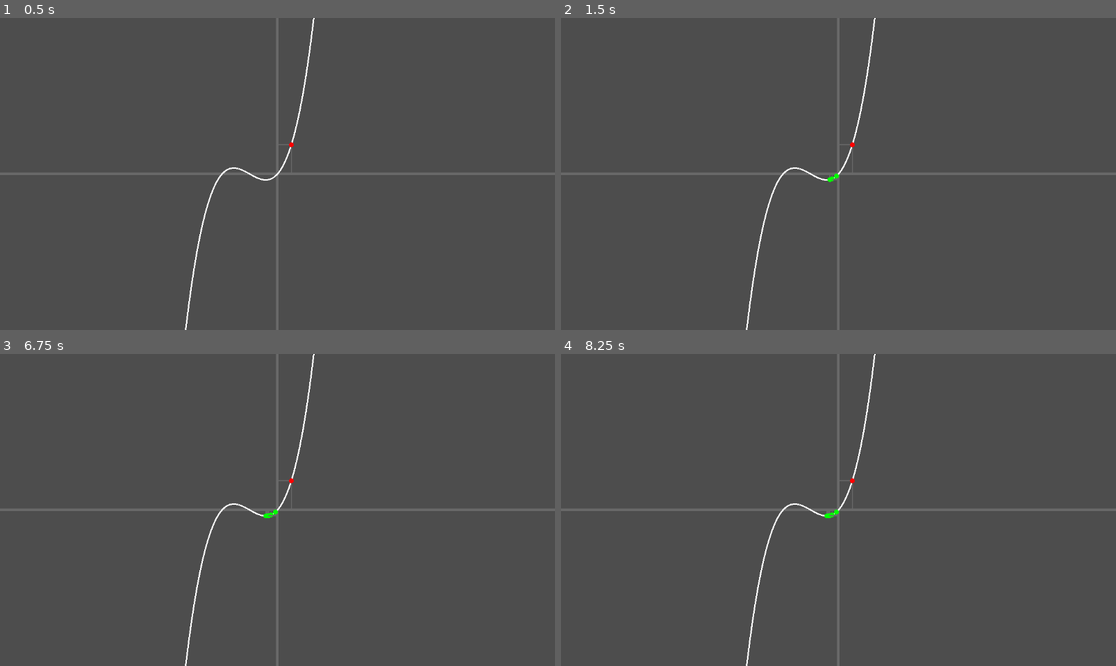
Above: before the commit, frames 1-4 (two rows, left to right).
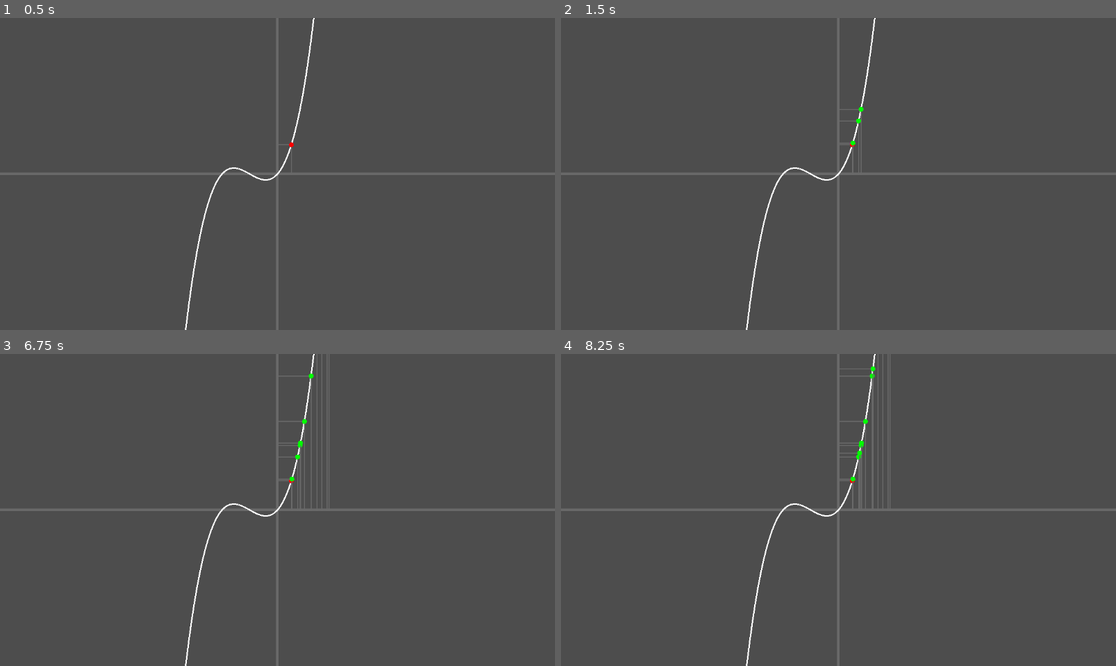
Above: after the commit, the same moments.

Repository: mjXmsdgh/game_gallery
Game: Godot game, scene res://2_game_scene/min_search/main.tscn
Same seed, same stepped clock (60 frames per second), same inputs: the game is played once before the commit and once after it. This scene is started directly instead of the project's main scene.
Inputs:
- Up to frame 1 (0.5 s): no input
- Up to frame 2 (1.5 s): tap Enter at 0.5 s; hold Right (ui_right) 0.53-1.28 s; tap Space (key_space) at 0.6, 1.25, 1.35 s; hold Down (ui_down) from 1.28 s (still down)
- Up to frame 3 (6.75 s): tap Enter at 2, 3.5 s; release Down (ui_down) at 2.03 s; hold Right (ui_right) 2.03-2.78 s; tap Space (key_space) at 2.1, 2.75, 2.85, 3.6, 4.25, 4.35, 5.1, 5.85, 6.6 s; hold Up (ui_up) 2.78-3.53 s; hold Left (ui_left) 3.53-5.03 s; hold Down (ui_down) 5.03-5.78 s; hold Right (ui_right) 5.78-6.53 s; hold Up (ui_up) from 6.53 s (still down)
- Up to frame 4 (8.25 s): release Up (ui_up) at 7.28 s; hold Right (ui_right) 7.28-8.03 s; tap Space (key_space) at 7.35, 8.1 s; hold Down (ui_down) from 8.03 s (still down)

Frame 1 is identical in both runs. In frame 2, 0.1% of the frame differs, in the area x 47-55%, y 28-53%; in frame 3, 0.4%; in frame 4, 0.6%, in the area x 47-60%, y 0-53%.

Commit message:
add annealing

Diff:
--- a/2_game_scene/min_search/scene/xy_axis.tscn
+++ b/2_game_scene/min_search/scene/xy_axis.tscn
@@ -1,11 +1,12 @@
-[gd_scene load_steps=8 format=3 uid="uid://ctrpvo3cwj2mn"]
+[gd_scene load_steps=9 format=3 uid="uid://ctrpvo3cwj2mn"]
 
 [ext_resource type="Script" path="res://2_game_scene/min_search/script/axis.gd" id="2_1sb82"]
 [ext_resource type="Script" path="res://2_game_scene/min_search/script/world_to_screen.gd" id="2_ku3po"]
+[ext_resource type="Script" path="res://2_game_scene/min_search/script/Annealing.gd" id="3_c5qmy"]
 [ext_resource type="Script" path="res://2_game_scene/min_search/script/PointDrawer.gd" id="3_ddsdi"]
 [ext_resource type="Script" path="res://2_game_scene/min_search/script/FunctionDrawer.gd" id="3_y7110"]
 [ext_resource type="Script" path="res://2_game_scene/min_search/script/PointManager.gd" id="4_wcucf"]
-[ext_resource type="Script" path="res://2_game_scene/min_search/script/Calculation.gd" id="6_wn7fd"]
+[ext_resource type="Script" path="res://2_game_scene/min_search/script/Calculation_GD.gd" id="6_wn7fd"]
 [ext_resource type="Script" path="res://2_game_scene/min_search/script/PolyFunction.gd" id="8_pjgyd"]
 
 [node name="XyAxis" type="Node2D"]
@@ -13,8 +14,11 @@
 [node name="AxisNode" type="Node2D" parent="."]
 script = ExtResource("2_1sb82")
 
-[node name="Calculation" type="Node2D" parent="."]
+[node name="Calculation_GD" type="Node2D" parent="."]
 script = ExtResource("6_wn7fd")
+
+[node name="Calculation_AN" type="Node2D" parent="."]
+script = ExtResource("3_c5qmy")
 
 [node name="Data" type="Node2D" parent="."]
 
--- /dev/null
+++ b/2_game_scene/min_search/script/Annealing.gd
@@ -0,0 +1,102 @@
+# 焼きなまし法の実装  <-- このコメントをここに移動する
+
+extends Node2D
+
+# 計算開始地点
+var starting_x: float = 0.5
+var current_x: float = starting_x
+var current_y: float = 0.0
+
+# 焼きなまし法パラメータ
+var initial_temperature: float = 100.0 # 初期温度
+var cooling_rate: float = 0.95 # 冷却率
+var random_range: float = 0.5 # 近傍のランダム範囲
+var min_temperature: float = 0.001 # 終了温度
+var temperature: float = initial_temperature
+var current_energy: float = 0.0
+var next_energy: float = 0.0
+
+# point_managerノードへの参照
+var point_manager_node: Node
+
+# 関数ノードへの参照
+var poly_func_node: Node2D
+
+# 計算が終了したかどうか
+var is_finished: bool = false
+
+# 初期化
+func _ready() -> void:
+	point_manager_node = get_node_or_null("../Data/PointManager")
+	if point_manager_node == null:
+		push_error("point_manager_node is null")
+
+	poly_func_node = get_node_or_null("../Data/PolyFunction")
+	if poly_func_node == null:
+		push_error("poly_func_node is null")
+
+	current_y = poly_func_node.calculate(starting_x)
+	current_energy = poly_func_node.calculate(current_x)
+
+	# 焼きなまし法の初期化
+	temperature = initial_temperature
+	is_finished = false
+
+# 次のステップに進む
+func step_forward() -> Vector2:
+	if is_finished:
+		return Vector2(current_x, current_y)
+
+	# 現在のエネルギーを計算
+	current_energy = poly_func_node.calculate(current_x)
+
+	# 近傍の解を生成
+	var next_x: float = current_x + randf_range(-random_range, random_range)
+	next_x = clamp(next_x, -10, 10) #範囲を制限する
+
+	# 近傍の解のエネルギーを計算
+	next_energy = poly_func_node.calculate(next_x)
+
+	# エネルギー差を計算
+	var delta_energy: float = next_energy - current_energy
+
+	# 受理確率を計算
+	var accept_probability: float
+	if delta_energy < 0:
+		accept_probability = 1.0
+	else:
+		accept_probability = exp(-delta_energy / temperature)
+
+	# 受理判定
+	if randf() < accept_probability:
+		current_x = next_x
+		current_energy = next_energy
+
+	# 現在のy座標を更新
+	current_y = poly_func_node.calculate(current_x)
+
+	# 点を追加
+	point_manager_node.add_point({"color": Color.GREEN}, Vector2(current_x, current_y))
+
+	# 温度を下げる
+	temperature *= cooling_rate
+
+	# 終了条件
+	if temperature < min_temperature:
+		print("calculation is ended")
+		is_finished = true
+
+	return Vector2(current_x, current_y)
+
+# 計算が終了したかどうかを返す
+func is_calculation_finished() -> bool:
+	return is_finished
+
+# 計算をリセットする
+func reset_calculation() -> void:
+	current_x = starting_x
+	current_y = poly_func_node.calculate(starting_x)
+	current_energy = poly_func_node.calculate(current_x)
+	temperature = initial_temperature
+	is_finished = false
+	print("calculation is reset")
--- a/2_game_scene/min_search/script/FunctionDrawer.gd
+++ b/2_game_scene/min_search/script/FunctionDrawer.gd
@@ -12,7 +12,7 @@
 var wtos_node
 var point_manager
 
-@onready var calculation_node=get_node_or_null("../../Calculation")
+@onready var calculation_node=get_node_or_null("../../Calculation_AN")
 @onready var poly_func_node=get_node_or_null("../../Data/PolyFunction")
 
 # 二次関数の描画
--- a/2_game_scene/min_search/script/main.gd
+++ b/2_game_scene/min_search/script/main.gd
@@ -7,7 +7,7 @@
 
 # Called when the node enters the scene tree for the first time.
 func _ready() -> void:
-	calculation_node = get_node_or_null("XyAxis/Calculation")
+	calculation_node = get_node_or_null("XyAxis/Calculation_AN")
 	point_manager_node = get_node_or_null("XyAxis/Data/PointManager")
 
 	if calculation_node==null or point_manager_node==null:
Renamed: 2_game_scene/min_search/script/Calculation.gd -> 2_game_scene/min_search/script/Calculation_GD.gd
